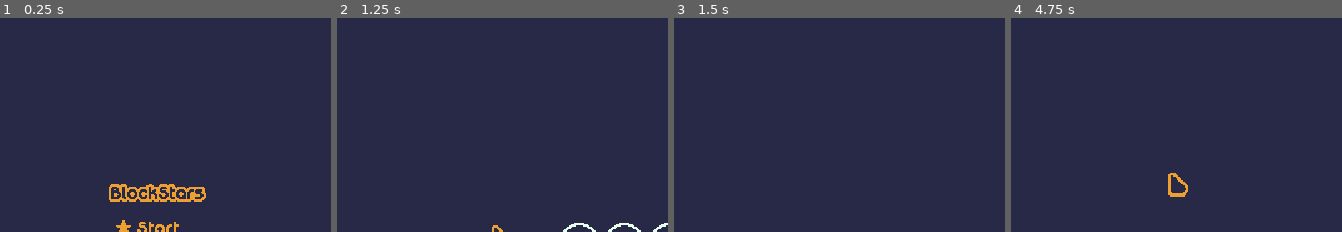
Above: before the commit, frames 1-4 (left to right).
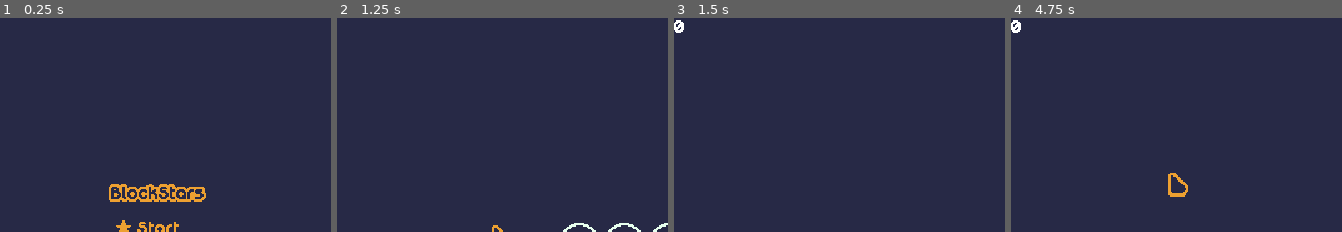
Above: after the commit, the same moments.

Repository: mrbartchak/brackeys-game-jam-2026.1
Game: Godot game, scene res://ui/screens/main_menu.tscn
Same seed, same stepped clock (60 frames per second), same inputs: the game is played once before the commit and once after it.
Inputs (mouse positions are % of the whole screen's width and height, from its top left):
- Up to frame 1 (0.25 s): no input
- Up to frame 2 (1.25 s): click (24, 49) at 0.5 s
- Up to frame 3 (1.5 s): click "1" at 1.25 s
- Up to frame 4 (4.75 s): tap Enter at 2, 3.5 s; move the mouse to (87, 47) at 2.02 s; press the mouse at (87, 47) at 2.03 s; release the mouse at (87, 47) at 2.75 s; tap Space at 2.75, 4.25 s; drag from (36, 58) to (60, 53) at 2.77 s; move the mouse to (72, 29) at 3.52 s; press the mouse at (72, 29) at 3.53 s; release the mouse at (72, 29) at 4.25 s; drag from (54, 74) to (24, 37) at 4.27 s
The pictures show only the part of the screen within x 0-50%, y 0-50%; the shares and areas given below are measured in that part.

Frames 1-2 are identical in both runs. In frame 3, 0.1% of the frame differs, in the area x 0-4%, y 0-8%; in frame 4, 0.1%.

Commit message:
block audio, some other sutff idekekeke ke k

Diff:
--- a/blocks/block.gd
+++ b/blocks/block.gd
@@ -1,7 +1,7 @@
 class_name Block
 extends Area2D
 
-signal placed
+signal placed(block: Block)
 signal filled_changed()
 
 @export var block_type: BlockType
@@ -57,10 +57,10 @@
 	_is_dragging = false
 	dragged_block = null
 	_tween_scale(1.0)
-	placed.emit()
+	placed.emit(self)
 
 func _rotate_block() -> void:
-	print("rotate triggered")
+	AudioManager.play_block_rotate()
 	_rotation_step += 1
 	var target_angle: float = _rotation_step * PI / 4.0
 	global_position = get_global_mouse_position()
--- /dev/null
+++ b/core/audio_manager.gd
@@ -0,0 +1,18 @@
+extends AudioStreamPlayer
+
+var sfx_player: AudioStreamPlayer
+
+var sfx_block_rotate: AudioStream = preload("res://core/audio/deep_pop.wav")
+
+func _ready() -> void:
+	sfx_player = AudioStreamPlayer.new()
+	add_child(sfx_player)
+
+func play_sfx(audio: AudioStream, pitch_range: float = 0.0, volume: float = 0.0) -> void:
+	sfx_player.pitch_scale = 1.0 if pitch_scale == 0.0 else randf_range(1.0 - pitch_range, 1.0 + pitch_range)
+	sfx_player.stream = audio
+	sfx_player.volume_db = volume
+	sfx_player.play()
+
+func play_block_rotate(pitch_range: float = 0.0, volume: float = 0.0) -> void:
+	play_sfx(sfx_block_rotate, pitch_range, volume)
--- /dev/null
+++ b/core/event_bus.gd
@@ -0,0 +1,3 @@
+extends Node
+
+signal score_changed(score: int)
--- a/levels/level.tscn
+++ b/levels/level.tscn
@@ -51,3 +51,9 @@
 anchor_top = 0.5
 anchor_right = 0.5
 anchor_bottom = 0.5
+
+[node name="ScoreLabel" type="Label" parent="LevelUI"]
+unique_name_in_owner = true
+layout_mode = 0
+offset_right = 40.0
+offset_bottom = 23.0
--- a/levels/level_data.gd
+++ b/levels/level_data.gd
@@ -5,3 +5,4 @@
 @export var display_name: String
 @export var target_zone_positions: Array[Vector2]
 @export var blocks: Array[BlockConfig]
+@export var target_score: int
--- a/levels/level_data/level_01.tres
+++ b/levels/level_data/level_01.tres
@@ -16,4 +16,5 @@
 display_name = "level one"
 target_zone_positions = Array[Vector2]([Vector2(320, 180)])
 blocks = Array[ExtResource("1_7144f")]([SubResource("Resource_6443f")])
+target_score = 1
 metadata/_custom_type_script = "uid://cjyn0y48epuwx"
--- a/levels/level_data/level_02.tres
+++ b/levels/level_data/level_02.tres
@@ -25,4 +25,5 @@
 display_name = "level two"
 target_zone_positions = Array[Vector2]([Vector2(270, 165), Vector2(365, 200)])
 blocks = Array[ExtResource("1_se2eo")]([SubResource("Resource_0w07y"), SubResource("Resource_jhdwf")])
+target_score = 2
 metadata/_custom_type_script = "uid://cjyn0y48epuwx"
--- a/levels/level_data/level_03.tres
+++ b/levels/level_data/level_03.tres
@@ -16,4 +16,5 @@
 display_name = "level three"
 target_zone_positions = Array[Vector2]([Vector2(296, 180), Vector2(344, 180)])
 blocks = Array[ExtResource("1_w8jk7")]([SubResource("Resource_j5kva")])
+target_score = 2
 metadata/_custom_type_script = "uid://cjyn0y48epuwx"
--- a/levels/level_manager.gd
+++ b/levels/level_manager.gd
@@ -3,6 +3,7 @@
 
 @export var level_data: LevelData
 
+var current_score: int = 0
 var target_zone_scene: PackedScene = preload("res://target_zones/target_zone.tscn")
 var block_scene: PackedScene = preload("res://blocks/block.tscn")
 var block_types: Dictionary = {
@@ -13,16 +14,21 @@
 
 @onready var target_zone_container: Node2D = $TargetZones
 @onready var block_container: Node2D = $Blocks
+# UI
 @onready var level_label: Label = %LevelLabel
 @onready var win_screen: Control = %WinScreen
+@onready var score_label: Label = %ScoreLabel
 
 func _ready() -> void:
 	level_data = GameManager.current_level_data
 	if level_data:
 		_build_level()
 	GameManager.unlock_input()
-	level_label.text = level_data.display_name
+	_update_ui()
 
+# =======================
+# ====== ACTIONS ========
+# =======================
 func _build_level() -> void:
 	_spawn_target_zones()
 	_spawn_blocks()
@@ -42,17 +48,40 @@
 		block.position = block_config.position
 		block.is_filled = block_config.is_filled
 		block.is_locked = block_config.is_locked
-		block.placed.connect(_check_win)
+		block.placed.connect(_try_score)
 		block_container.add_child(block)
 
+func _try_score(block: Block) -> void:
+	var points: int = 0
+	var is_valid: bool = false
+	for target_zone: TargetZone in target_zone_container.get_children():
+		if target_zone.is_covered:
+			is_valid = true
+			points += target_zone.value
+	if is_valid:
+		block.queue_free()
+		_score(points)
+		return
+	#not valid then... so return block somehow?
+
+func _score(points: int) -> void:
+	current_score += points
+	_update_ui()
+	_check_win()
+
 func _check_win() -> void:
-	for target_zone: TargetZone in target_zone_container.get_children():
-		if not target_zone.is_covered:
-			return
-	_win()
+	if current_score >= level_data.target_score:
+		_win()
 
 func _win() -> void:
 	GameManager.lock_input()
 	await get_tree().create_timer(.3).timeout
 	win_screen.show()
 	print("win")
+
+# =======================
+# ========= UI ==========
+# =======================
+func _update_ui() -> void:
+	level_label.text = level_data.display_name
+	score_label.text = str(current_score)
--- a/project.godot
+++ b/project.godot
@@ -19,6 +19,12 @@
 Cursor="*res://ui/cursor/cursor.tscn"
 GameManager="*res://core/game_manager.gd"
 TransitionManager="*res://core/transition_manager.gd"
+EventBus="*res://core/event_bus.gd"
+AudioManager="*res://core/audio_manager.gd"
+
+[debug]
+
+gdscript/warnings/unused_signal=0
 
 [display]
 
--- a/target_zones/target_zone.gd
+++ b/target_zones/target_zone.gd
@@ -1,7 +1,7 @@
 class_name TargetZone
 extends Area2D
 
-var value: int = 0
+var value: int = 1
 
 var overlapping_blocks: int = 0
 var is_covered: bool = false
Not shown, added: core/audio/deep_pop.wav.import
Not shown, added: core/audio_manager.gd.uid
Not shown, added: core/event_bus.gd.uid
Not shown, added: core/audio/deep_pop.wav
